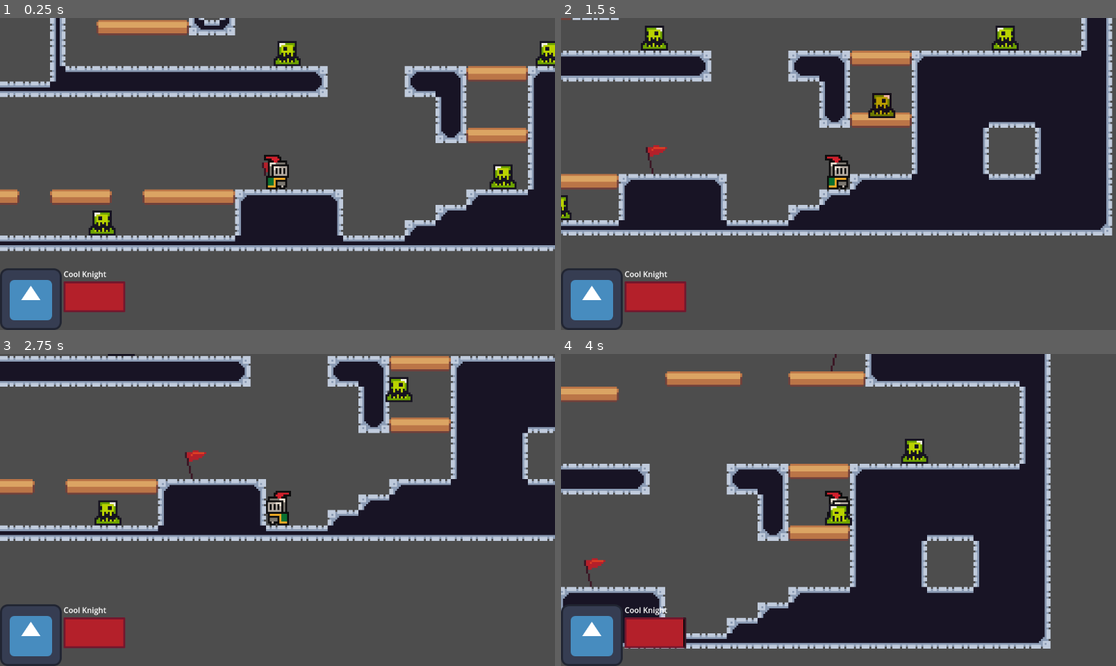
Above: before the commit, frames 1-4 (two rows, left to right).
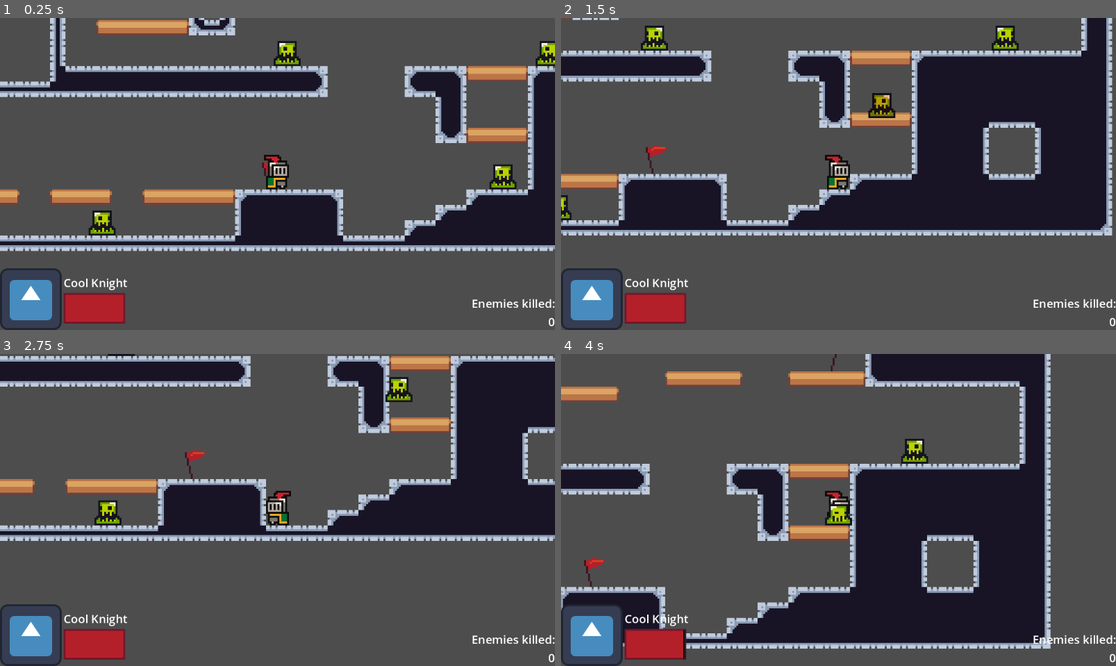
Above: after the commit, the same moments.

Repository: Visssarion/godot-simple-platformer
Game: Godot game, scene res://scenes/main/main_scene.tscn
Same seed, same stepped clock (60 frames per second), same inputs: the game is played once before the commit and once after it. The engine's default icon, where the game draws it, is replaced by a stand-in: a white triangle on a blue panel in a dark square.
Inputs:
- Up to frame 1 (0.25 s): no input
- Up to frame 2 (1.5 s): hold D (move_right) from 0.53 s (still down); tap J (attack) at 0.6, 1.35 s; tap Space (jump) at 0.77 s
- Up to frame 3 (2.75 s): tap Space (jump) at 1.52 s; release D (move_right) at 2.03 s; hold A (move_left) from 2.03 s (still down); tap J (attack) at 2.1 s
- Up to frame 4 (4 s): release A (move_left) at 2.78 s; hold D (move_right) from 2.78 s (still down); tap J (attack) at 2.85, 3.6 s; tap Space (jump) at 3.02, 3.77 s

The runs differ from the first frame. In frame 1, 1.3% of the frame differs, in the area x 11-100%, y 81-99%; in frame 2, 1.3%; in frame 3, 1.3%; in frame 4, 1.3%.

Commit message:
Add Restarting

Diff:
--- a/project.godot
+++ b/project.godot
@@ -20,6 +20,7 @@
 level_finish=""
 player_spawn="Flag where player spawns"
 player=""
+enemy_killed_observer="recieves a call of \"on_enemy_killed\" when an enemie dies"
 
 [input]
 
--- a/scenes/entities/enemy/enemy.tscn
+++ b/scenes/entities/enemy/enemy.tscn
@@ -1,9 +1,10 @@
-[gd_scene load_steps=20 format=3 uid="uid://cwersg18o1hyk"]
+[gd_scene load_steps=21 format=3 uid="uid://cwersg18o1hyk"]
 
 [ext_resource type="Script" uid="uid://bo6mepgf1fcld" path="res://scenes/entities/enemy/enemy.gd" id="1_6fawb"]
 [ext_resource type="SpriteFrames" uid="uid://bhmi2bawe5bd" path="res://scenes/entities/enemy/sprites/sprite_frames.tres" id="2_6fawb"]
 [ext_resource type="Script" uid="uid://bq6fadgsvsdlh" path="res://scenes/entities/attack_entities/health.gd" id="2_dxsuy"]
 [ext_resource type="Script" uid="uid://7gsjmrt6ytgk" path="res://scenes/entities/attack_entities/health_hurtbox.gd" id="3_0wdte"]
+[ext_resource type="Script" uid="uid://cyw5y0lvepj8r" path="res://scenes/entities/enemy/enemy_killed_notif.gd" id="3_h0e4h"]
 [ext_resource type="Script" uid="uid://dm23sqabnbst4" path="res://scenes/entities/search_entities/search_area.gd" id="4_in88q"]
 [ext_resource type="Script" uid="uid://cggm5je2tbxh5" path="res://utils/classes/states/state_machine.gd" id="6_7gxlw"]
 [ext_resource type="Script" uid="uid://kda40vsgtc0o" path="res://scenes/entities/enemy/states/patrol.gd" id="7_ddkys"]
@@ -68,10 +69,13 @@
 wall_check = NodePath("WallCheck")
 ledge_check = NodePath("LedgeCheck")
 
-[node name="HealthComponent" type="Node" parent="."]
+[node name="HealthComponent" type="Node" parent="." groups=["enemy_killed_observer"]]
 script = ExtResource("2_dxsuy")
 max_health = 3.0
 metadata/_custom_type_script = "uid://bq6fadgsvsdlh"
+
+[node name="DeathSignaler" type="Node" parent="HealthComponent"]
+script = ExtResource("3_h0e4h")
 
 [node name="CollisionShape2D" type="CollisionShape2D" parent="."]
 position = Vector2(0, -2)
@@ -164,4 +168,5 @@
 [connection signal="damage_received" from="HealthComponent" to="." method="_on_health_component_damage_received"]
 [connection signal="damage_received" from="HealthComponent" to="AnimationPlayer" method="_on_health_component_damage_received"]
 [connection signal="death" from="HealthComponent" to="." method="queue_free"]
+[connection signal="death" from="HealthComponent" to="HealthComponent/DeathSignaler" method="_on_health_component_death"]
 [connection signal="body_found" from="SearchArea" to="StateMachine/Patrol" method="_on_search_area_body_found"]
--- /dev/null
+++ b/scenes/entities/enemy/enemy_killed_notif.gd
@@ -0,0 +1,5 @@
+extends Node
+
+
+func _on_health_component_death() -> void:
+	get_tree().call_group(&"enemy_killed_observer", &"on_enemy_killed")
--- a/scenes/tiles/flags/finish_point.tscn
+++ b/scenes/tiles/flags/finish_point.tscn
@@ -4,9 +4,11 @@
 [ext_resource type="Script" uid="uid://dd662lweumkyx" path="res://scenes/tiles/flags/finish_point.gd" id="1_wtb8e"]
 
 [sub_resource type="RectangleShape2D" id="RectangleShape2D_og4he"]
-size = Vector2(16, 16)
+size = Vector2(12, 13)
 
 [node name="FinishPoint" type="Area2D" groups=["level_finish"]]
+collision_layer = 2
+collision_mask = 2
 script = ExtResource("1_wtb8e")
 
 [node name="Sprite2D" type="Sprite2D" parent="."]
@@ -17,5 +19,5 @@
 frame = 1
 
 [node name="CollisionShape2D" type="CollisionShape2D" parent="."]
-position = Vector2(0, -4)
+position = Vector2(0, -4.5)
 shape = SubResource("RectangleShape2D_og4he")
--- a/scenes/ui/main_game_ui.gd
+++ b/scenes/ui/main_game_ui.gd
@@ -1,15 +1,37 @@
 extends CanvasLayer
 
 @onready var health_bar: TextureProgressBar = get_node(^"%HealthBar")
+@onready var enemies_killed_label: Label = get_node(^"%EnemiesKilled")
+@onready var restart: Control = get_node(^"%RestartPanel")
+@onready var game_over: Control = get_node(^"%GameOverPanel")
+@onready var win: Control = get_node(^"%WinPanel")
+
 var player: Player
+
+var enemies_killed: int = 0
 
 func _ready() -> void:
 	_connect_signals.call_deferred()
 
 func _connect_signals():
-	player = get_tree().get_first_node_in_group("player")
+	player = get_tree().get_first_node_in_group(&"player")
+
+	var level_finish: FinishPoint = get_tree().get_first_node_in_group(&"level_finish")
 
 	player.health.health_updated.connect(health_bar.set_value)
 	player.health.max_health_updated.connect(health_bar.set_max)
 	health_bar.value = player.health.health
 	health_bar.max_value = player.health.max_health
+	player.health.death.connect(restart.show)
+	player.health.death.connect(game_over.show)
+	level_finish.player_walked_in.connect(func(_player): restart.show(); win.show())
+
+
+
+func on_enemy_killed():
+	enemies_killed += 1
+	enemies_killed_label.text = str(enemies_killed)
+
+
+func _on_restart_button_pressed() -> void:
+	get_tree().reload_current_scene()
--- a/scenes/ui/main_game_ui.tscn
+++ b/scenes/ui/main_game_ui.tscn
@@ -1,11 +1,12 @@
-[gd_scene load_steps=5 format=3 uid="uid://dmkkjwky2ig2p"]
+[gd_scene load_steps=6 format=3 uid="uid://dmkkjwky2ig2p"]
 
 [ext_resource type="Script" uid="uid://4aohe8v3if5c" path="res://scenes/ui/main_game_ui.gd" id="1_bb4rc"]
 [ext_resource type="Texture2D" uid="uid://rf8eq32s4i6" path="res://icon.svg" id="1_i8egv"]
+[ext_resource type="Theme" uid="uid://c56esfkypxlsi" path="res://scenes/ui/ui_theme.tres" id="2_48pfk"]
 [ext_resource type="Texture2D" uid="uid://unnkcrkc7vt8" path="res://scenes/ui/assets/health_bar/health_none.png" id="2_l6kk8"]
 [ext_resource type="Texture2D" uid="uid://st3b4atwjrp5" path="res://scenes/ui/assets/health_bar/health_full.png" id="3_bb4rc"]
 
-[node name="MainGameUi" type="CanvasLayer"]
+[node name="MainGameUi" type="CanvasLayer" groups=["enemy_killed_observer"]]
 script = ExtResource("1_bb4rc")
 
 [node name="Control" type="Control" parent="."]
@@ -15,8 +16,9 @@
 anchor_bottom = 1.0
 grow_horizontal = 2
 grow_vertical = 2
+theme = ExtResource("2_48pfk")
 
-[node name="HBoxContainer" type="HBoxContainer" parent="Control"]
+[node name="BottomLeft" type="HBoxContainer" parent="Control"]
 layout_mode = 1
 anchors_preset = 2
 anchor_top = 1.0
@@ -25,20 +27,87 @@
 offset_right = 221.0
 grow_vertical = 0
 
-[node name="TextureRect" type="TextureRect" parent="Control/HBoxContainer"]
+[node name="TextureRect" type="TextureRect" parent="Control/BottomLeft"]
 layout_mode = 2
 texture = ExtResource("1_i8egv")
 
-[node name="VBoxContainer" type="VBoxContainer" parent="Control/HBoxContainer"]
+[node name="VBoxContainer" type="VBoxContainer" parent="Control/BottomLeft"]
 layout_mode = 2
+alignment = 1
 
-[node name="CharacterName" type="Label" parent="Control/HBoxContainer/VBoxContainer"]
+[node name="CharacterName" type="Label" parent="Control/BottomLeft/VBoxContainer"]
 layout_mode = 2
 text = "Cool Knight"
 
-[node name="HealthBar" type="TextureProgressBar" parent="Control/HBoxContainer/VBoxContainer"]
+[node name="HealthBar" type="TextureProgressBar" parent="Control/BottomLeft/VBoxContainer"]
 unique_name_in_owner = true
 layout_mode = 2
 step = 0.01
 texture_under = ExtResource("2_l6kk8")
 texture_progress = ExtResource("3_bb4rc")
+
+[node name="RestartPanel" type="PanelContainer" parent="Control"]
+unique_name_in_owner = true
+visible = false
+layout_mode = 1
+anchors_preset = 8
+anchor_left = 0.5
+anchor_top = 0.5
+anchor_right = 0.5
+anchor_bottom = 0.5
+offset_left = -20.0
+offset_top = -20.0
+offset_right = 20.0
+offset_bottom = 20.0
+grow_horizontal = 2
+grow_vertical = 2
+
+[node name="VBoxContainer" type="VBoxContainer" parent="Control/RestartPanel"]
+layout_mode = 2
+
+[node name="GameOverPanel" type="PanelContainer" parent="Control/RestartPanel/VBoxContainer"]
+unique_name_in_owner = true
+visible = false
+layout_mode = 2
+
+[node name="Label" type="Label" parent="Control/RestartPanel/VBoxContainer/GameOverPanel"]
+layout_mode = 2
+text = "Game Over!"
+
+[node name="WinPanel" type="PanelContainer" parent="Control/RestartPanel/VBoxContainer"]
+unique_name_in_owner = true
+visible = false
+layout_mode = 2
+
+[node name="Label" type="Label" parent="Control/RestartPanel/VBoxContainer/WinPanel"]
+layout_mode = 2
+text = "You Won!"
+
+[node name="RestartButton" type="Button" parent="Control/RestartPanel/VBoxContainer"]
+layout_mode = 2
+text = "Start over"
+
+[node name="BottomRight" type="VBoxContainer" parent="Control"]
+layout_mode = 1
+anchors_preset = 3
+anchor_left = 1.0
+anchor_top = 1.0
+anchor_right = 1.0
+anchor_bottom = 1.0
+offset_left = -40.0
+offset_top = -40.0
+grow_horizontal = 0
+grow_vertical = 0
+alignment = 1
+
+[node name="Label" type="Label" parent="Control/BottomRight"]
+layout_mode = 2
+text = "Enemies killed:"
+
+[node name="EnemiesKilled" type="Label" parent="Control/BottomRight"]
+unique_name_in_owner = true
+layout_mode = 2
+text = "0"
+horizontal_alignment = 2
+
+[connection signal="pressed" from="Control/RestartPanel/VBoxContainer/RestartButton" to="." method="_on_restart_button_pressed"]
--- /dev/null
+++ b/scenes/ui/ui_theme.tres
@@ -0,0 +1,17 @@
+[gd_resource type="Theme" load_steps=2 format=3 uid="uid://c56esfkypxlsi"]
+
+[sub_resource type="StyleBoxFlat" id="StyleBoxFlat_4axpv"]
+bg_color = Color(0.197937, 0.197937, 0.197937, 1)
+border_color = Color(0, 0, 0, 1)
+corner_radius_top_left = 8
+corner_radius_top_right = 8
+corner_radius_bottom_right = 8
+corner_radius_bottom_left = 8
+expand_margin_left = 8.0
+expand_margin_top = 8.0
+expand_margin_right = 8.0
+expand_margin_bottom = 8.0
+
+[resource]
+Label/font_sizes/font_size = 24
+PanelContainer/styles/panel = SubResource("StyleBoxFlat_4axpv")
Not shown, added: scenes/entities/enemy/enemy_killed_notif.gd.uid
